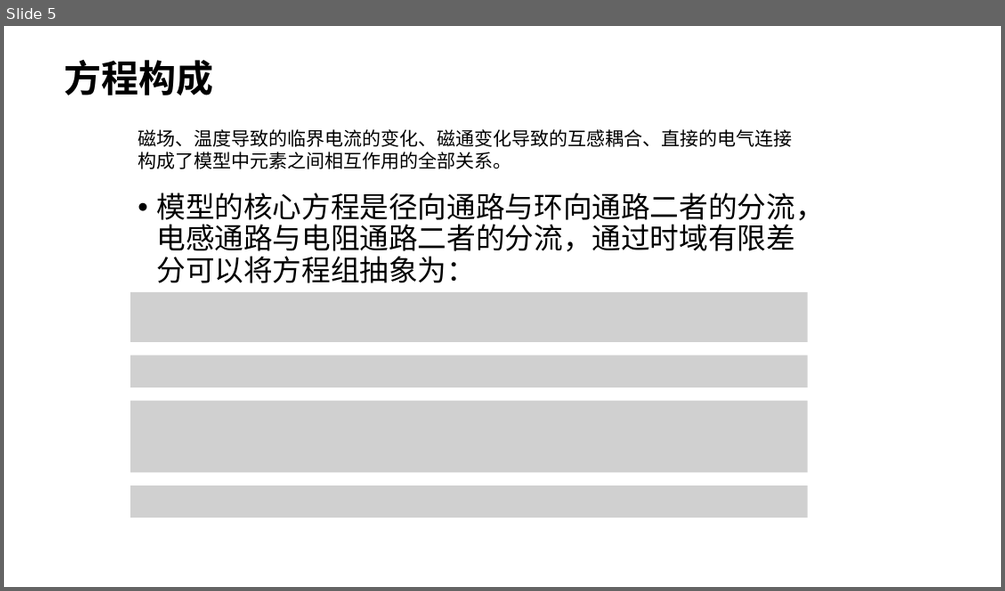
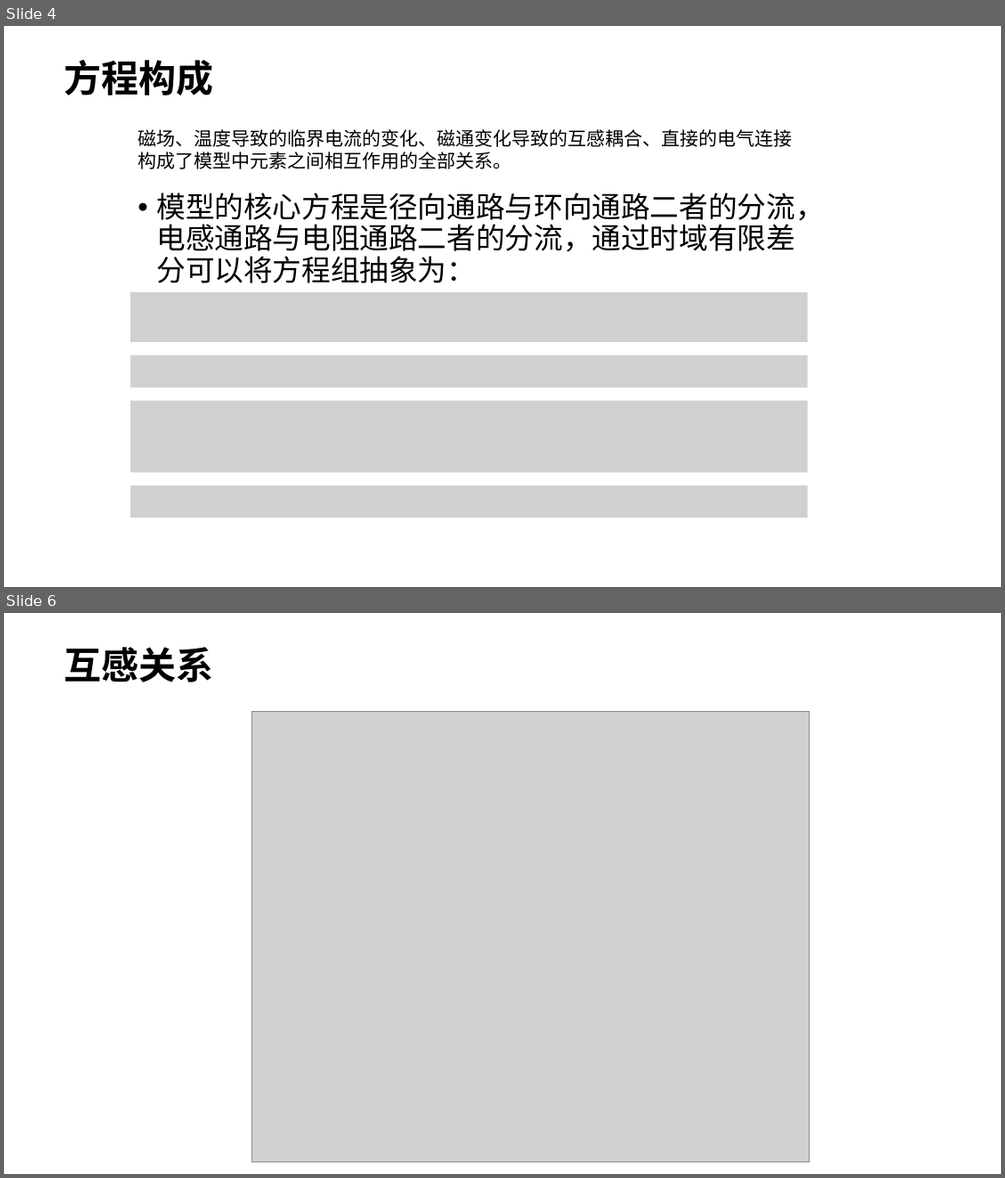
Before and after one commit to ql11/RR-coil-GC-model, a slide deck: 讲解.pptx. Shown one above the other, each under a label of ours: slide 5 before the commit, slides 4 and 6 after it; the slides between them are not shown. The pictures are 1005x591 and 1005x1178 pixels, drawn with LibreOffice and Linux fonts; fonts in the diff are those of the drawing; grey boxes stand for pictures. Boxes give left, top, right and bottom in pixels: in the first picture for what was removed or moved away, otherwise in the second. Text is boxed around its words. In the diff, an @@ line names an element or a change of style, - is before the commit and + after.

```diff
--- a/讲解.pptx
+++ b/讲解.pptx
@@ slide 6 added at (4, 613, 1001, 1174), background #FFFFFF @@
@@ text added at (64, 647, 213, 682), 36 pt, text #000000, bold @@
+互感关系
@@ picture added at (252, 712, 809, 1162) @@
@@ what was slide 5 is now slide 4 @@
```
Also in this commit, not shown: 1 other slide added, 1 slide removed, 4 other files.
